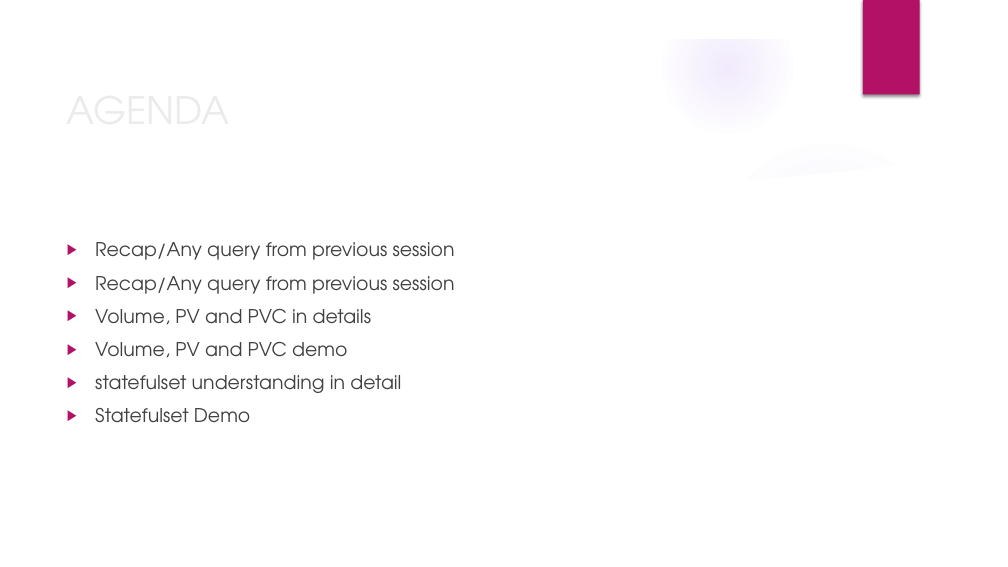
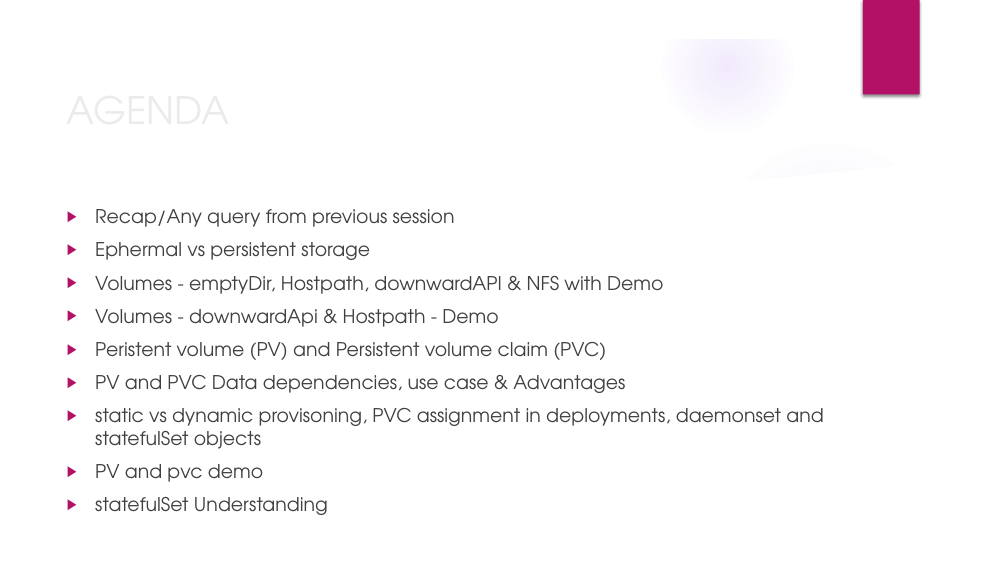
Before and after one commit to deepkumartraining/docker-k8s-April23, a slide deck: slide 2 of Day31/DockerAndKubernetes_Training-Day31.pptx. Drawn at 1008x567 pixels with LibreOffice and Linux fonts; fonts in the diff are those of the drawing; background and template pictures are left out. Boxes give left, top, right and bottom in pixels: in the first picture for what was removed or moved away, otherwise in the second. Text is boxed around its words. In the diff, an @@ line names an element or a change of style, - is before the commit and + after.

Commit message:
Storage content updated

```diff
--- a/Day31/DockerAndKubernetes_Training-Day31.pptx
+++ b/Day31/DockerAndKubernetes_Training-Day31.pptx
@@ text at bbox=[95, 242, 823, 515]: text changed @@
-▶ Recap/Any query from previous session
-▶ Volume, PV and PVC in details
-▶ Volume, PV and PVC demo
-▶ statefulset understanding in detail
-▶ Statefulset Demo
+▶ Ephermal vs persistent storage
+▶ Volumes - emptyDir, Hostpath, downwardAPI & NFS with Demo
+▶ Volumes - downwardApi & Hostpath - Demo
+▶ Peristent volume (PV) and Persistent volume claim (PVC)
+▶ PV and PVC Data dependencies, use case & Advantages
+▶ static vs dynamic provisoning, PVC assignment in deployments, daemonset and statefulSet objects
+▶ PV and pvc demo
+▶ statefulSet Understanding
```
Also in this commit, not shown: 1 other slide changed, 6 slides added, 27 other files.
